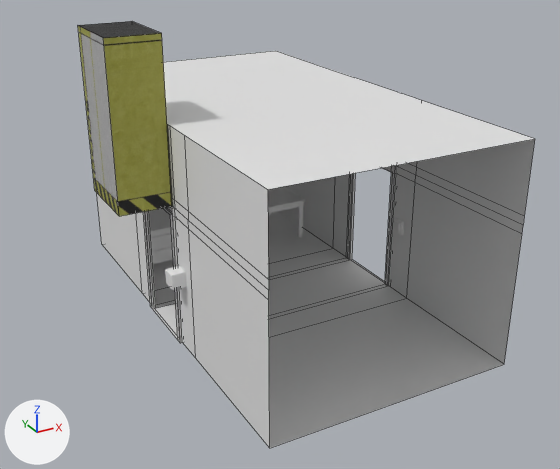
A saved change to the Blender file modelBlend/SecurityRoomInitial.blend.
Before and after are seen from a 50 mm lens placed at (-14.4, -26.7, 16.2), pointed at (-0.8, -2.0, 3.9). Lighting does not change. The marker at lower left points along +X, +Y and +Z. Mesh edges are drawn as thin lines on the coarser meshes.

Script lines for the objects in view, before the commit:
```python
me_cube_004 = bpy.data.meshes.new('Cube.004')
me_cube_004.from_pydata(...)  # 232 vertices, 230 faces; spans x -1.0..1.0, y -1.05..1.0, z -1.0..1.0
me_cube_006 = bpy.data.meshes.new('Cube.006')
me_cube_006.from_pydata(...)  # 268 vertices, 184 faces; spans x -15.83..-13.71, y -7.78..-5.78, z 4.39..5.33
me_cube_006.polygons.foreach_set('use_smooth', [True] * 184)
me_cube_007 = bpy.data.meshes.new('Cube.007')
me_cube_007.from_pydata(...)  # a box spanning x -7.03..-5.03, y -1.5..1.5, z 0.0..6.0
me_cube_007.materials.append(mat_material_004)
ob_cube_001 = bpy.data.objects.new('Cube.001', me_cube_004)
ob_cube_001.location = (-3.06, 5.84, 1.07)
ob_cube_001.scale = (1.0, 1.0, 0.704)
_m = ob_cube_001.modifiers.new('Subdivision', 'SUBSURF')
ob_cube_006 = bpy.data.objects.new('Cube.006', me_cube_006)
ob_cube_006.location = (0.0, 0.0, 0.0)
ob_cube_006.scale = (0.352, 0.317, 0.643)
_m = ob_cube_006.modifiers.new('Mirror', 'MIRROR')
_m.use_clip = True
_m = ob_cube_006.modifiers.new('Subdivision', 'SUBSURF')
ob_cube_007 = bpy.data.objects.new('Cube.007', me_cube_007)
ob_cube_007.location = (0.0, 0.0, 5.71)
ob_cube_007.scale = (1.0, 1.0, 1.04)
# also in view: 'Plane' at (0.0, 0.0, 4.4); 'Cube' at (0.0, 6.6, 1.1)
```
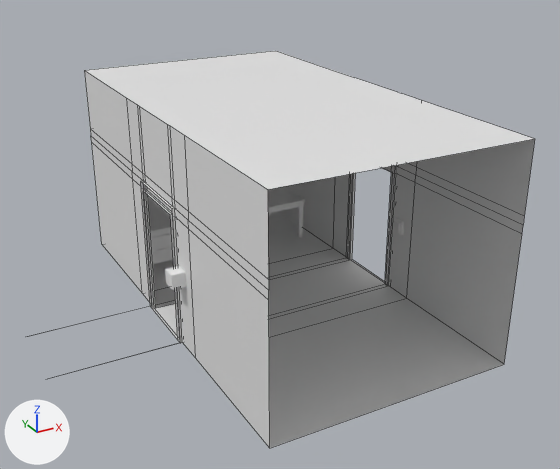
Pixel boxes (x1, y1, x2, y2) of what changed, in the pictures (560 x 469 px):
```json
{"object": "Cube.007", "change": "hidden", "before": [78, 21, 172, 216]}
```

The change, as JSON lines over the scene's bpy script:
```json
{"op": "add", "block": "ob_cube_007", "code": "ob_cube_007.hide_render = True"}
```
